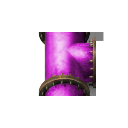
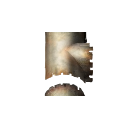
Before/after of a 128×128 layered artwork. What changed in the layer stack:
hid "Layer 1" over 32, 32, 104, 96
